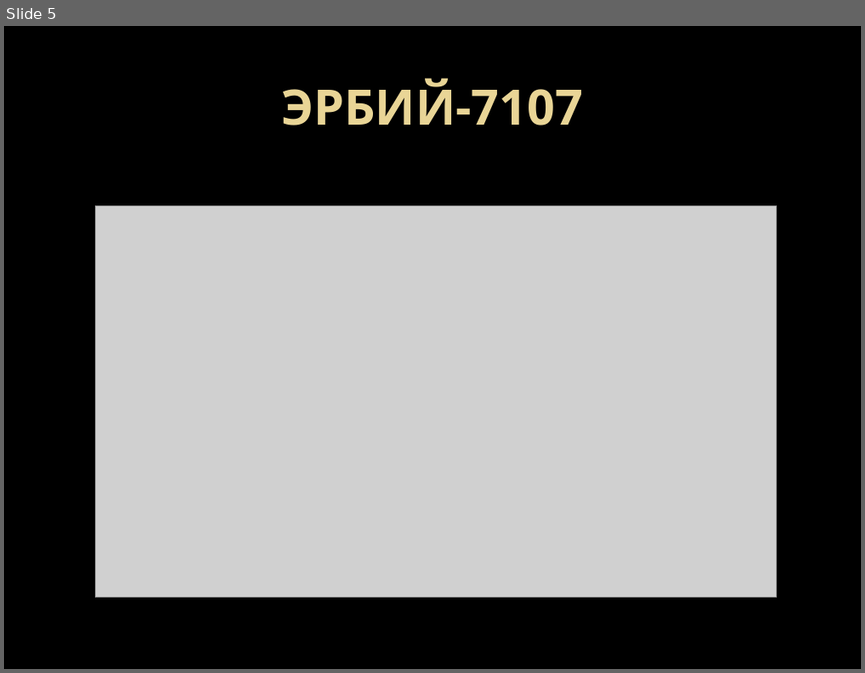
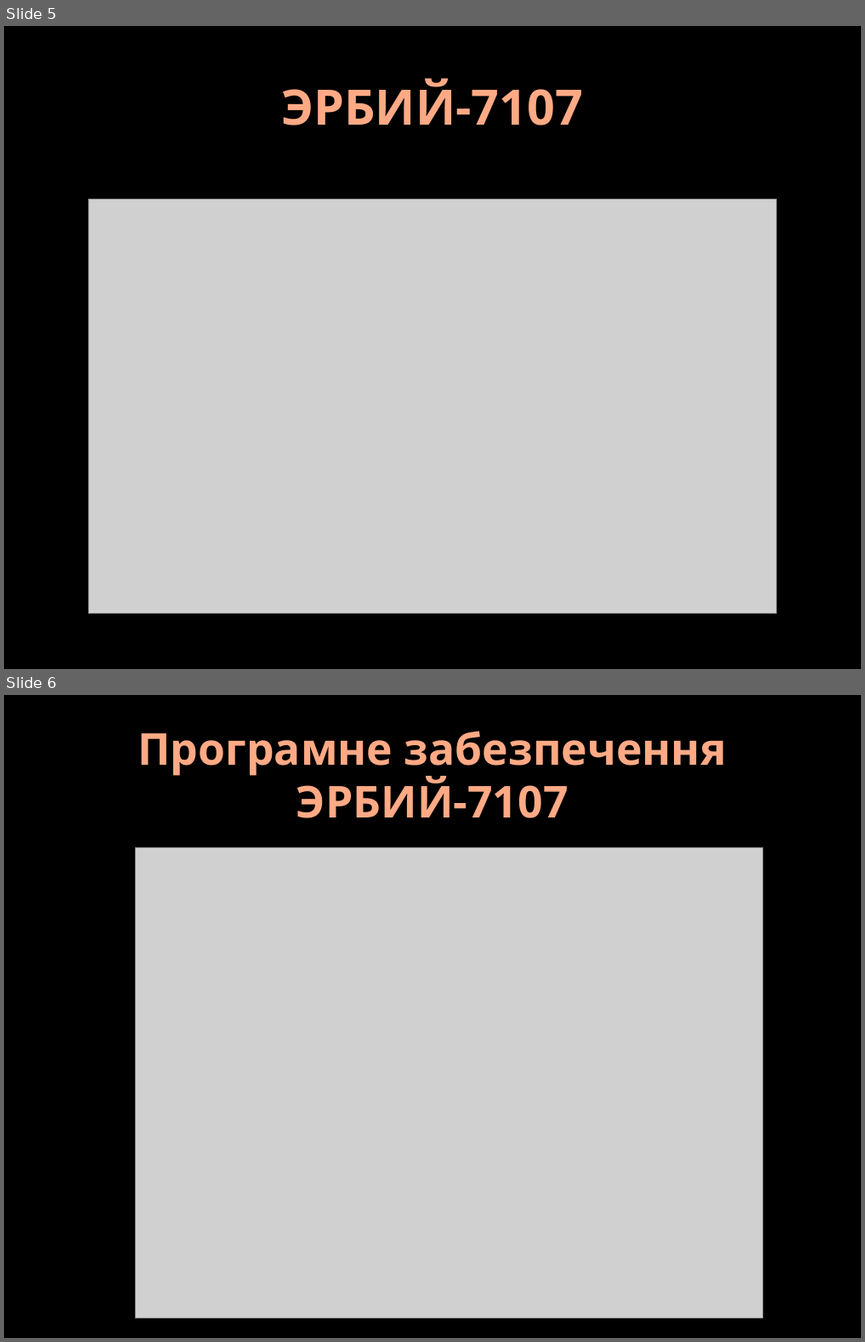
Before and after one commit to DoctorScrept/Temp, a slide deck: Report/DiplomReport.pptx. Shown one above the other, each under a label of ours: slide 5 before the commit, slides 5 and 6 after it. The pictures are 865x673 and 865x1342 pixels, drawn with LibreOffice and Linux fonts; fonts in the diff are those of the drawing; grey boxes stand for pictures; background and template pictures are left out. Boxes give left, top, right and bottom in pixels: in the first picture for what was removed or moved away, otherwise in the second. Text is boxed around its words. In the diff, an @@ line names an element or a change of style, - is before the commit and + after.

```diff
--- a/Report/DiplomReport.pptx
+++ b/Report/DiplomReport.pptx
@@ slide 6 added at bbox=[4, 695, 861, 1338], background picture (left out) @@
@@ title added at bbox=[137, 731, 726, 818], 36.9 pt, text gradient #FFAA86 to #FF9B6A, bold @@
+Програмне забезпечення ЭРБИЙ-7107
@@ picture added at bbox=[136, 847, 763, 1317] @@
@@ slide 5 changed as well @@
@@ title "ЭРБИЙ-7107" at bbox=[281, 79, 583, 125]: text colour gradient #EAD696 to #E7D081 to gradient #FFAA86 to #FF9B6A @@
@@ picture: place and size @@
-picture at bbox=[95, 206, 776, 597]
+picture at bbox=[88, 199, 776, 612]
```
Also in this commit, not shown: 9 other slides changed, 8 other slides added, 4 slides removed, 12 other files.
